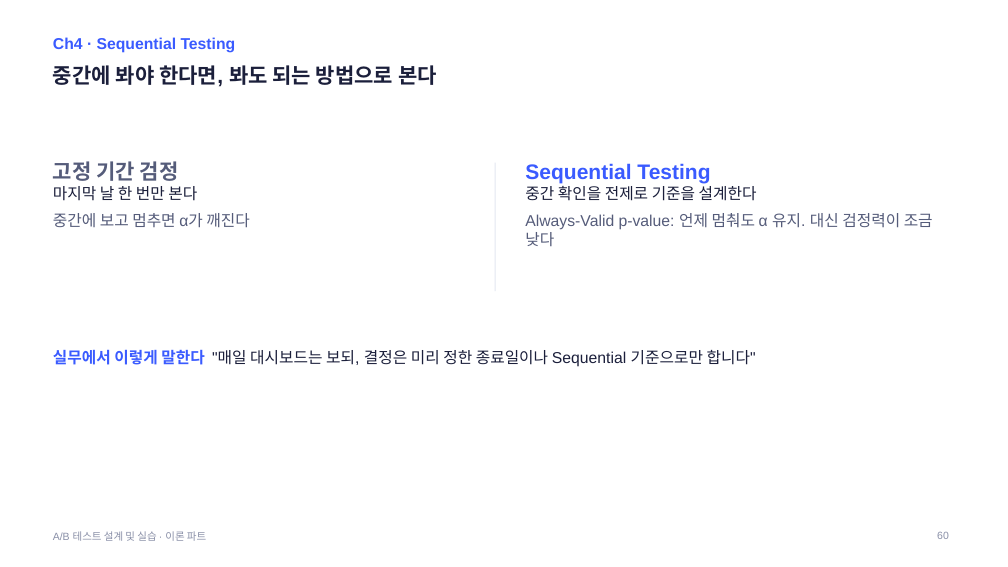
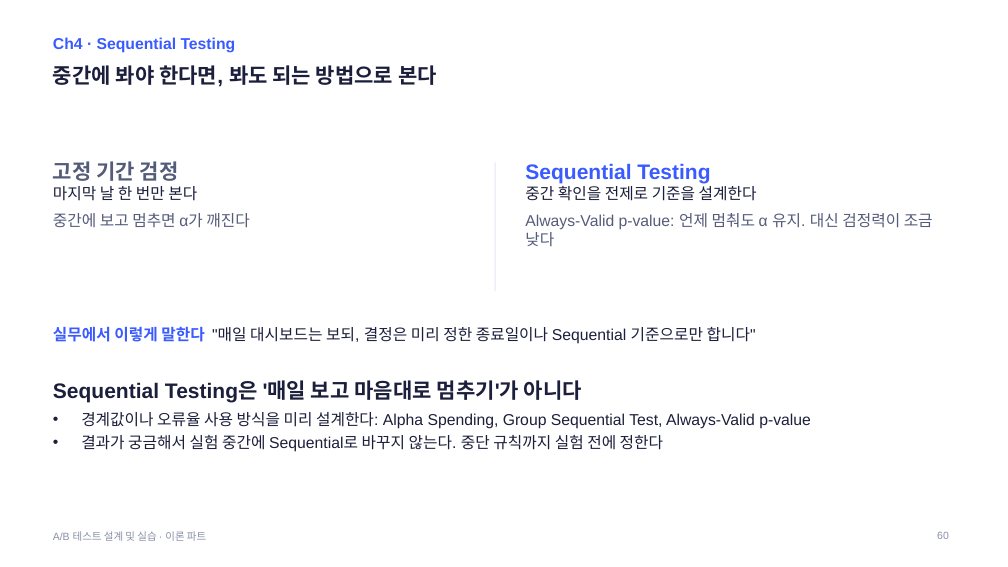
Before and after one commit to kkamret/quickmart-lab-rats, a slide deck: slide 60 of docs/lecture/ab-testing-theory.pptx. Drawn at 1008x567 pixels with LibreOffice and Linux fonts; fonts in the diff are those of the drawing. Boxes give left, top, right and bottom in pixels: in the first picture for what was removed or moved away, otherwise in the second. Text is boxed around its words. In the diff, an @@ line names an element or a change of style, - is before the commit and + after.

Commit message:
docs: 이론 PPT에 위키 실무 (2)의 겹치지 않는 내용 반영
- Ch4 SRM 슬라이드에 단계별 원인과 점검 요령 추가
- Sequential Testing 슬라이드에 설계 방법과 사후 전환 금지 추가
- 오염 신호 슬라이드에 생존 편향 예시 교체와 결과 이후 필터링 추가

Refs #10

```diff
--- a/docs/lecture/ab-testing-theory.pptx
+++ b/docs/lecture/ab-testing-theory.pptx
@@ text "실무에서 이렇게 말한다 "매일 대시보드는 ...": place and size @@
-text "실무에서 이렇게 말한다 "매일 대시보드는 ..." at [53,350,756,367]
+text "실무에서 이렇게 말한다 "매일 대시보드는 ..." at [53,327,756,344]
@@ text added at [53,380,811,452], 15 pt, text #1B1F3B @@
+Sequential Testing은 '매일 보고 마음대로 멈추기'가 아니다
+• 경계값이나 오류율 사용 방식을 미리 설계한다: Alpha Spending, Group Sequential Test, Always-Valid p-value
+• 결과가 궁금해서 실험 중간에 Sequential로 바꾸지 않는다. 중단 규칙까지 실험 전에 정한다
```
Also in this commit, not shown: 2 other slides changed, 2 other files.
